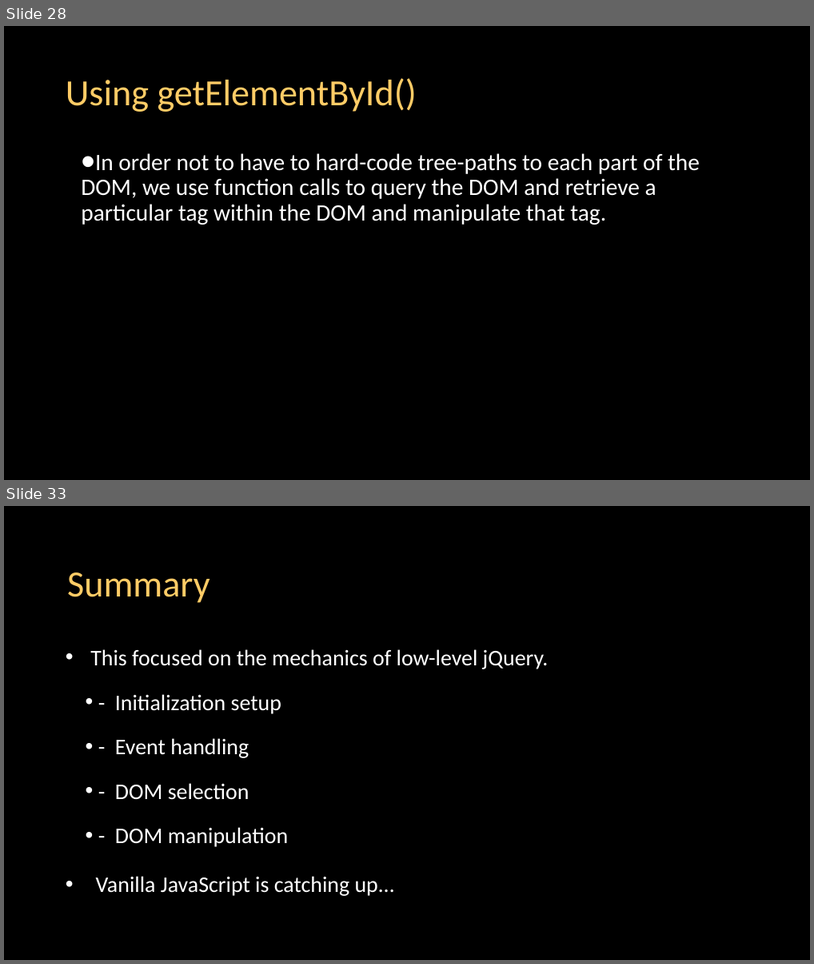
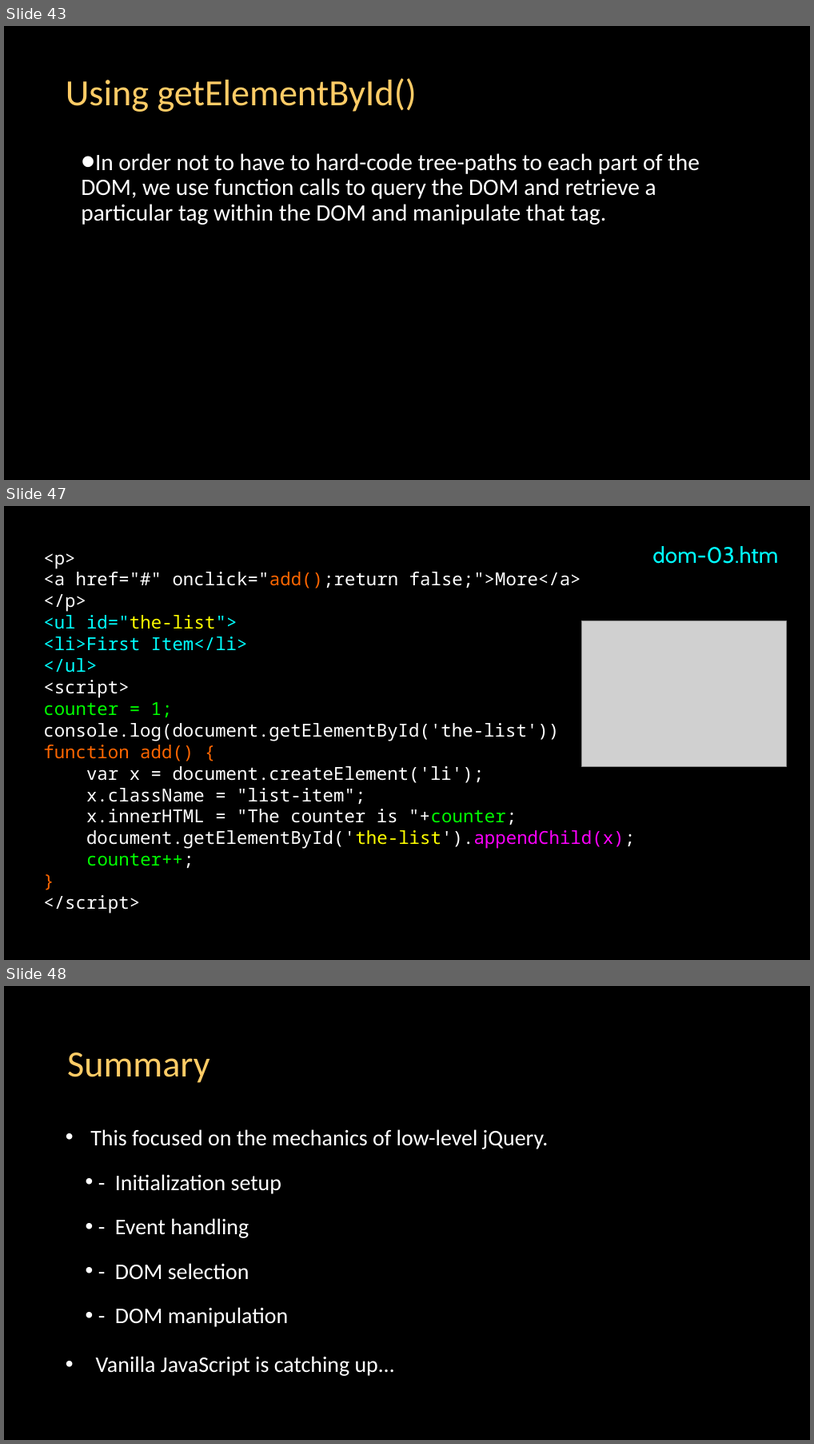
Before and after one commit to csev/dj4e, a slide deck: lectures/JS-03-Browser.pptx. Shown one above the other, each under a label of ours: slides 28 and 33 before the commit, slides 43, 47 and 48 after it; the slides between them are not shown. The pictures are 814x964 and 814x1444 pixels, drawn with LibreOffice and Linux fonts; fonts in the diff are those of the drawing; grey boxes stand for pictures. Boxes give left, top, right and bottom in pixels: in the first picture for what was removed or moved away, otherwise in the second. Text is boxed around its words. In the diff, an @@ line names an element or a change of style, - is before the commit and + after.

```diff
--- a/lectures/JS-03-Browser.pptx
+++ b/lectures/JS-03-Browser.pptx
@@ slide 47 added at box(4, 506, 810, 960), background #000000 @@
@@ free added at box(41, 538, 784, 921), 21.3 pt, text #FFFFFF @@
+<p>
+<a href="#" onclick="add();return false;">More</a>
+</p>
+<ul id="the-list">
+<li>First Item</li>
+</ul>
+<script>
+counter = 1;
+console.log(document.getElementById('the-list'))
+function add() {
+var x = document.createElement('li');
+x.className = "list-item";
+x.innerHTML = "The counter is "+counter;
+document.getElementById('the-list').appendChild(x);
+counter++;
+}
+</script>
@@ free added at box(650, 538, 783, 571), 26.7 pt, text #00FDFF @@
+dom-03.htm
@@ picture added at box(582, 621, 787, 766) @@
@@ what was slide 28 is now slide 43 @@
@@ what was slide 33 is now slide 48 @@
```
Also in this commit, not shown: 14 other slides added, 16 other files.
